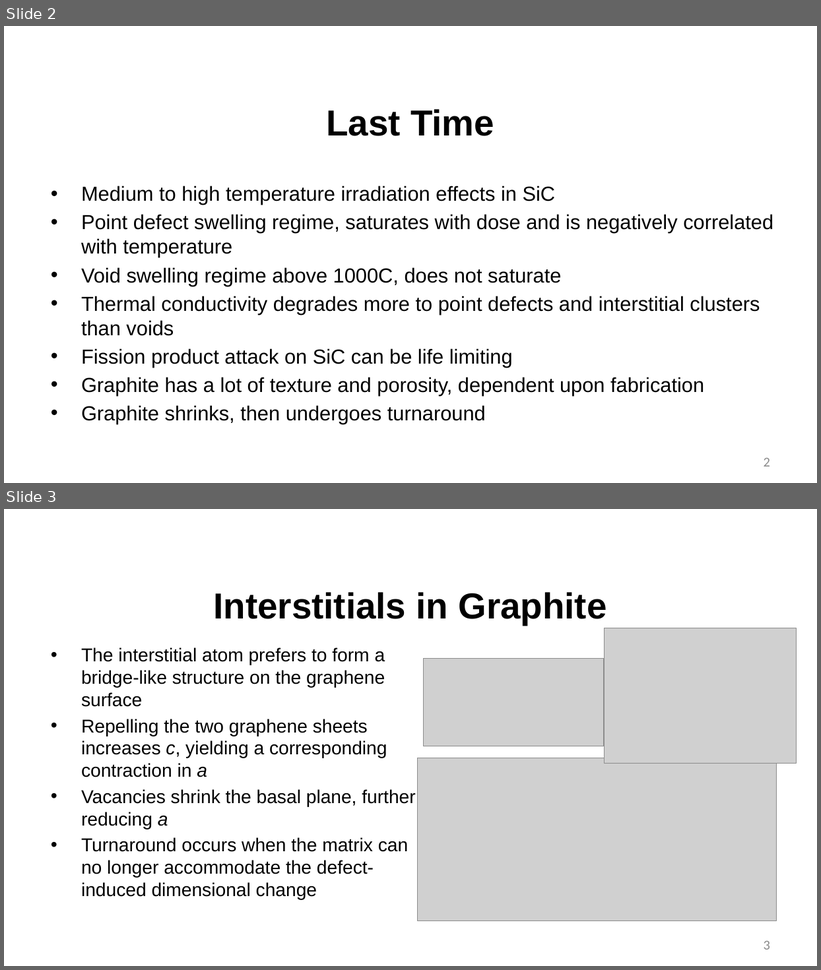
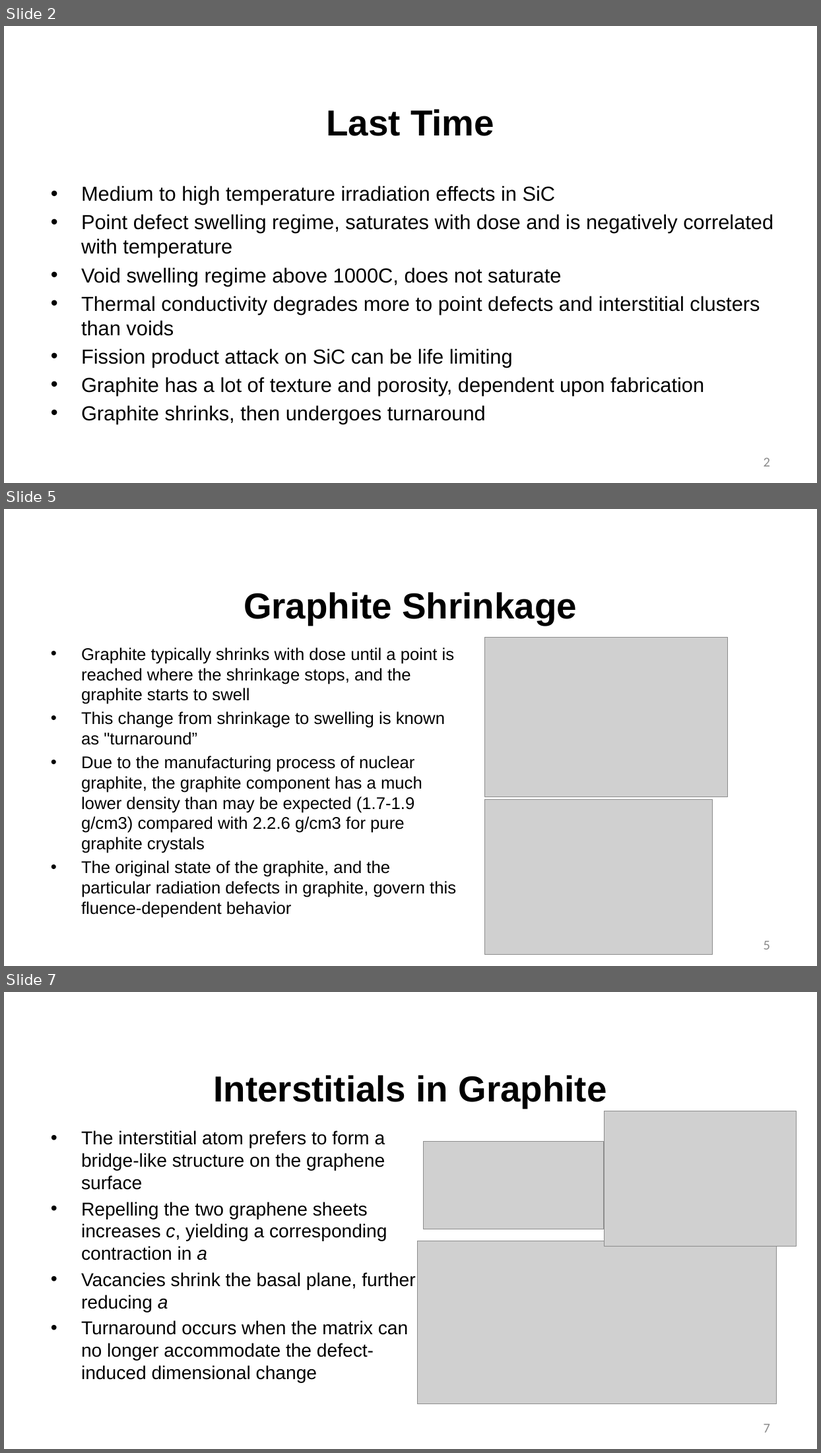
Before and after one commit to benbeeler/TEACHING, a slide deck: Advanced Reactor Materials/Fall2025/Lec5_TRISO.pptx. Shown one above the other, each under a label of ours: slides 2 and 3 before the commit, slides 2, 5 and 7 after it; the slides between them are not shown. The pictures are 821x970 and 821x1453 pixels, drawn with LibreOffice and Linux fonts; fonts in the diff are those of the drawing; grey boxes stand for pictures; background and template pictures are left out. Boxes give left, top, right and bottom in pixels: in the first picture for what was removed or moved away, otherwise in the second. Text is boxed around its words. In the diff, an @@ line names an element or a change of style, - is before the commit and + after.

```diff
--- a/Advanced Reactor Materials/Fall2025/Lec5_TRISO.pptx
+++ b/Advanced Reactor Materials/Fall2025/Lec5_TRISO.pptx
@@ slide 5 added at (4, 509, 817, 966), background #FFFFFF @@
@@ title added at (244, 592, 577, 625), 42.7 pt, text #000000, bold @@
+Graphite Shrinkage
@@ picture added at (485, 638, 727, 797) @@
@@ text added at (81, 648, 456, 918), 20 pt, text #000000 @@
+• Graphite typically shrinks with dose until a point is reached where the shrinkage stops, and the graphite starts to swell
+• This change from shrinkage to swelling is known as "turnaround”
+• Due to the manufacturing process of nuclear graphite, the graphite component has a much lower density than may be expected (1.7-1.9 g/cm3) compared with 2.2.6 g/cm3 for pure graphite crystals
+• The original state of the graphite, and the particular radiation defects in graphite, govern this fluence-dependent behavior
@@ picture added at (485, 800, 713, 955) @@
@@ page number added at (764, 941, 770, 950), 16 pt, text #8C8C8C @@
+5
@@ what was slide 3 is now slide 7 @@
@@ page number at (764, 1424, 770, 1433): text changed @@
-3
+7
```
Also in this commit, not shown: 1 slide changed, 3 other slides added, 6 other files.
